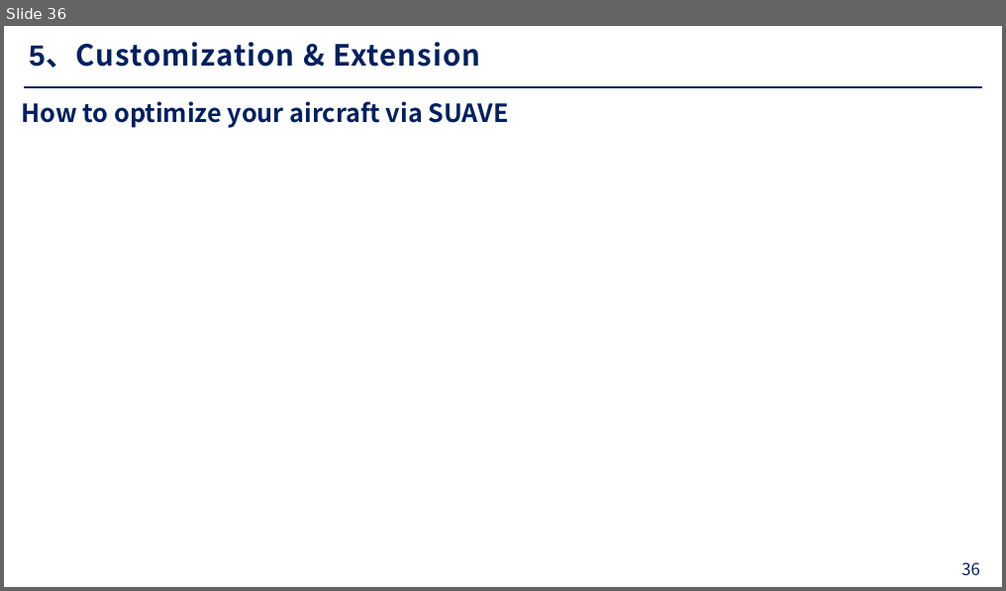
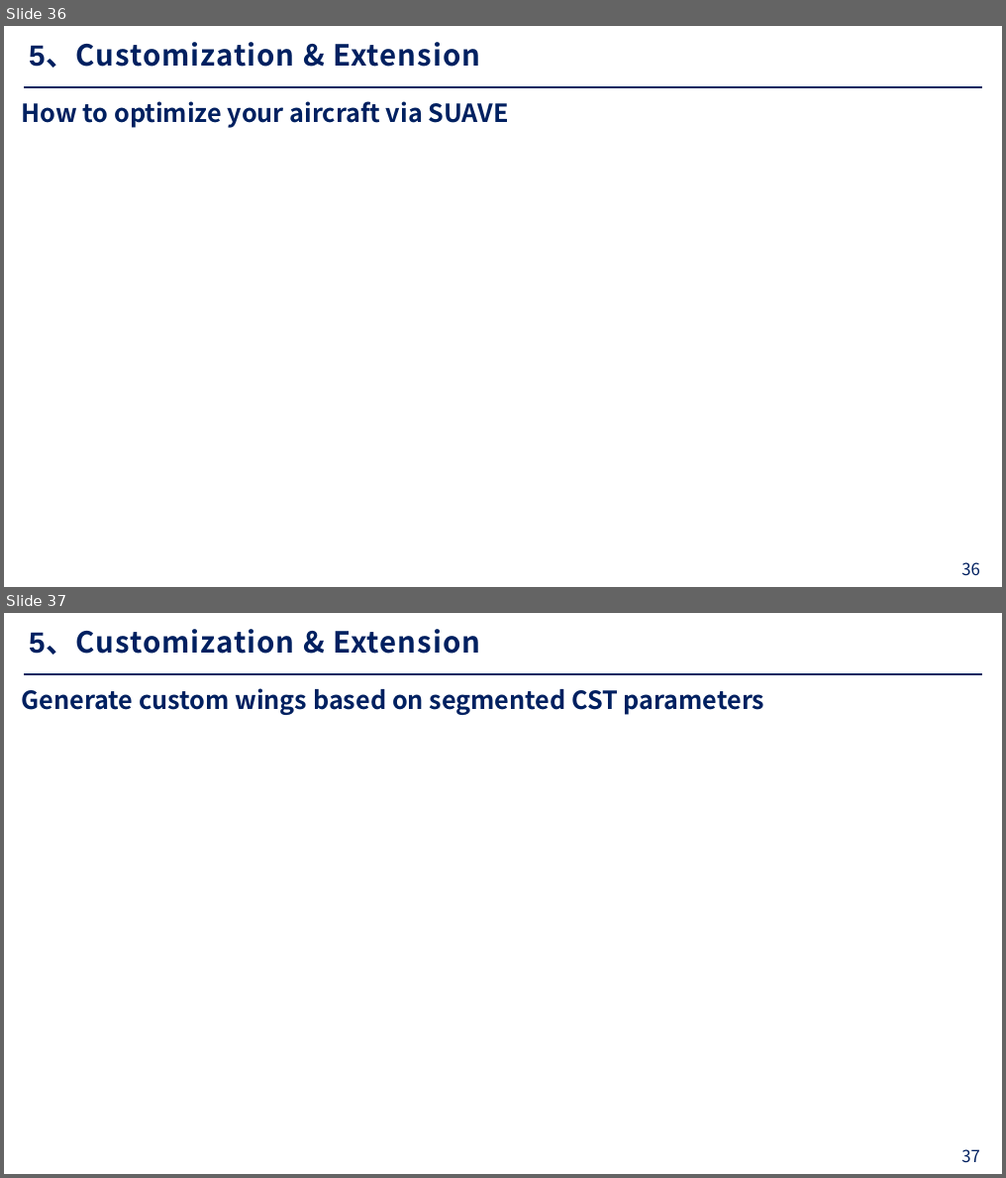
Before and after one commit to 7dinosaur/Obsidian, a slide deck: Design Conceptual Aircraft via SUAVE.pptx. Shown one above the other, each under a label of ours: slide 36 before the commit, slides 36 and 37 after it. The pictures are 1006x591 and 1006x1178 pixels, drawn with LibreOffice and Linux fonts; fonts in the diff are those of the drawing; background and template pictures are left out. Boxes give left, top, right and bottom in pixels: in the first picture for what was removed or moved away, otherwise in the second. Text is boxed around its words. In the diff, an @@ line names an element or a change of style, - is before the commit and + after.

```diff
--- a/Design Conceptual Aircraft via SUAVE.pptx
+++ b/Design Conceptual Aircraft via SUAVE.pptx
@@ slide 37 added at <box>4,613,1002,1174</box>, background #FFFFFF; not listed: 5 template elements that a slide beside it also shows @@
@@ text added at <box>29,629,481,655</box>, 28 pt, text #002060, bold @@
+5、Customization & Extension
@@ text added at <box>22,688,765,715</box>, 24 pt, text #002060, bold @@
+Generate custom wings based on segmented CST parameters
```
Also in this commit, not shown: 4 slides changed, 1 other file.
